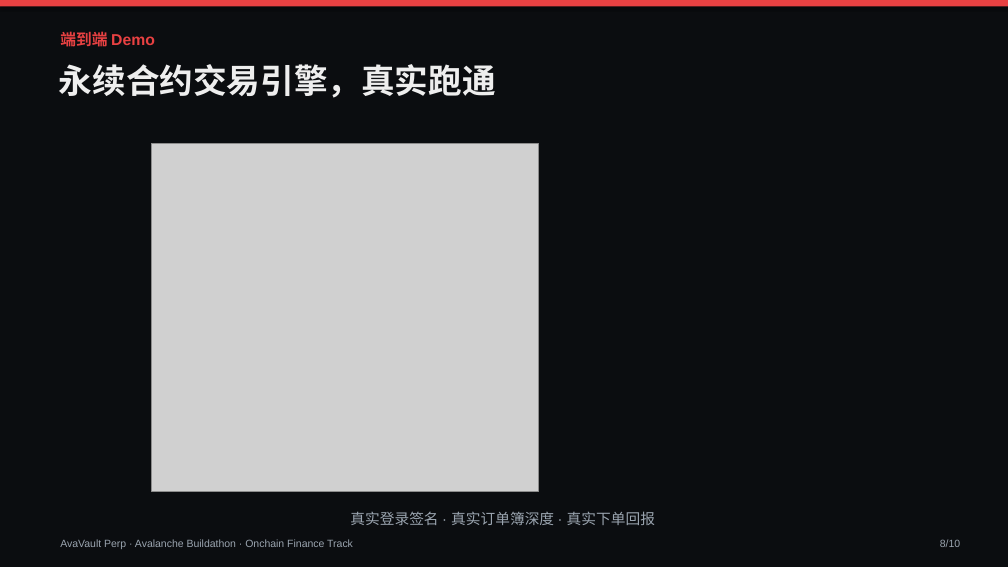
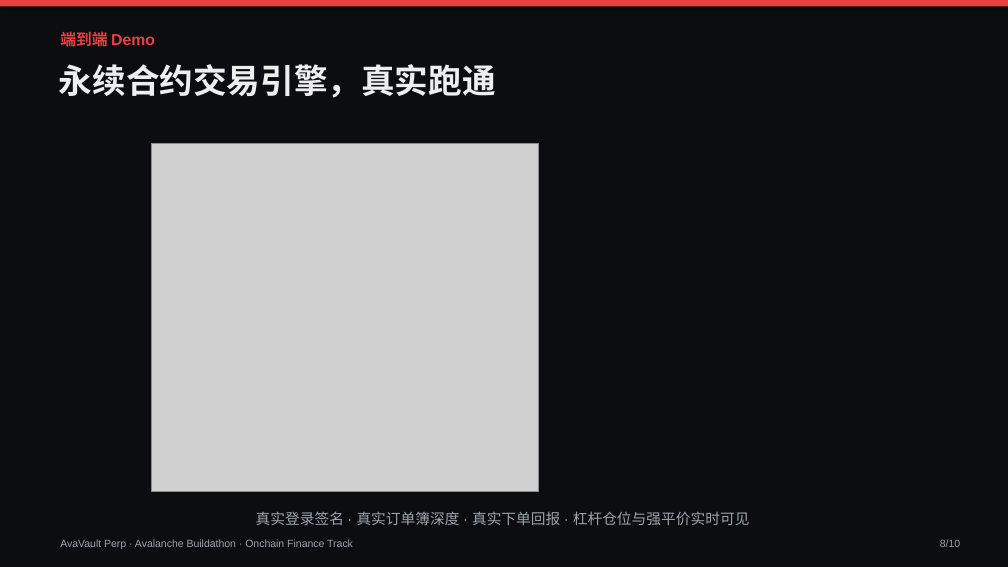
Before and after one commit to CodingGeoff/avavault-perp, a slide deck: slide 8 of hackathon-onchain-finance/demo-assets/avavault-perp-pitch-zh.pptx. Drawn at 1008x567 pixels with LibreOffice and Linux fonts; fonts in the diff are those of the drawing; grey boxes stand for pictures. Boxes give left, top, right and bottom in pixels: in the first picture for what was removed or moved away, otherwise in the second. Text is boxed around its words. In the diff, an @@ line names an element or a change of style, - is before the commit and + after.

```diff
--- a/hackathon-onchain-finance/demo-assets/avavault-perp-pitch-zh.pptx
+++ b/hackathon-onchain-finance/demo-assets/avavault-perp-pitch-zh.pptx
@@ text at <box>256,511,750,525</box>: text changed @@
-真实登录签名 · 真实订单簿深度 · 真实下单回报
+真实登录签名 · 真实订单簿深度 · 真实下单回报 · 杠杆仓位与强平价实时可见
```
Also in this commit, not shown: 3 other slides changed, 16 other files.
